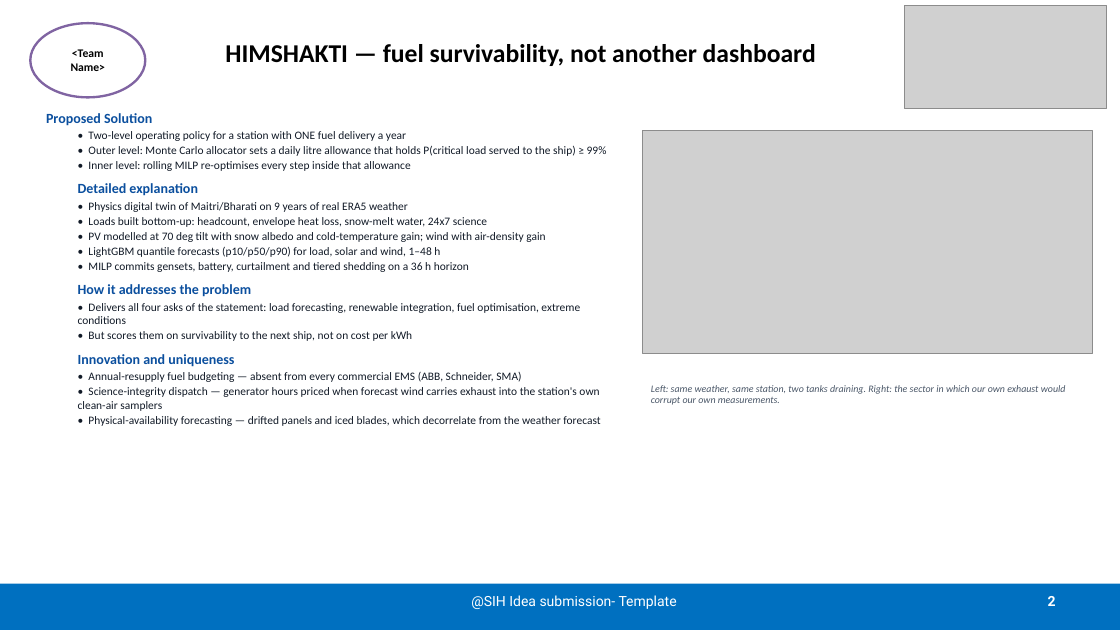
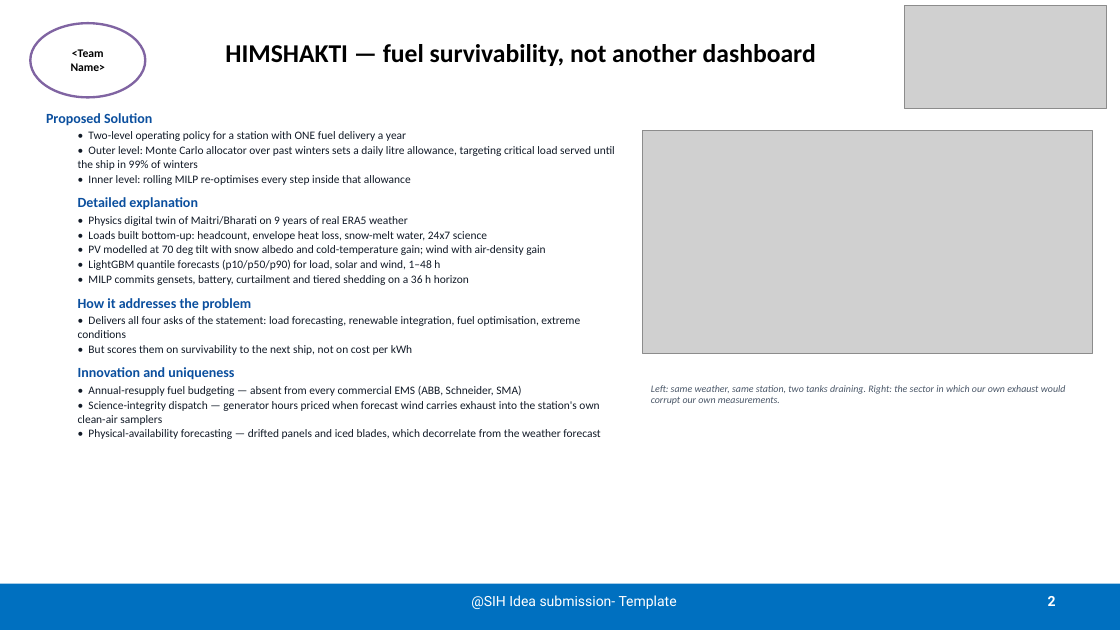
Before and after one commit to Aditya-eng/SIH26061, a slide deck: slide 2 of engine/submission/SIH26061_Idea_Presentation.pptx. Drawn at 1120x630 pixels with LibreOffice and Linux fonts; fonts in the diff are those of the drawing; grey boxes stand for pictures. Boxes give left, top, right and bottom in pixels: in the first picture for what was removed or moved away, otherwise in the second. Text is boxed around its words. In the diff, an @@ line names an element or a change of style, - is before the commit and + after.

```diff
--- a/engine/submission/SIH26061_Idea_Presentation.pptx
+++ b/engine/submission/SIH26061_Idea_Presentation.pptx
@@ text at (78,146,615,170): text changed @@
-• Outer level: Monte Carlo allocator sets a daily litre allowance that holds P(critical load served to the ship) ≥ 99%
+• Outer level: Monte Carlo allocator over past winters sets a daily litre allowance, targeting critical load served until the ship in 99% of winters
```
Also in this commit, not shown: 2 other slides changed, 51 other files.
